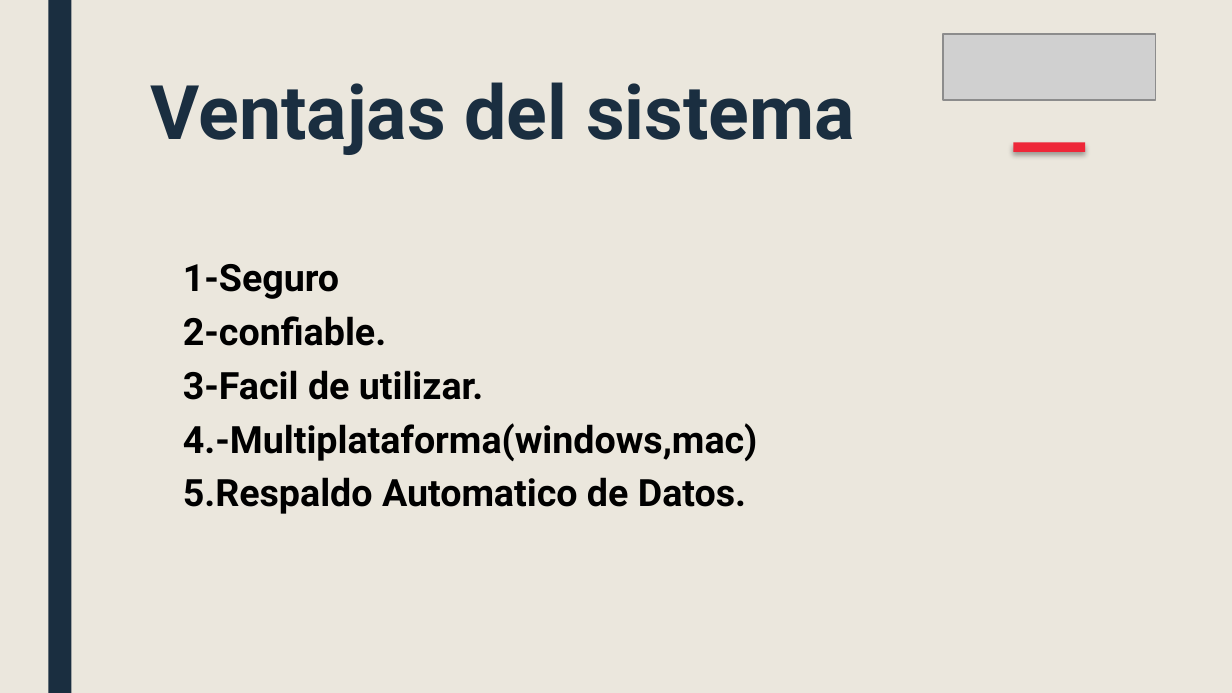
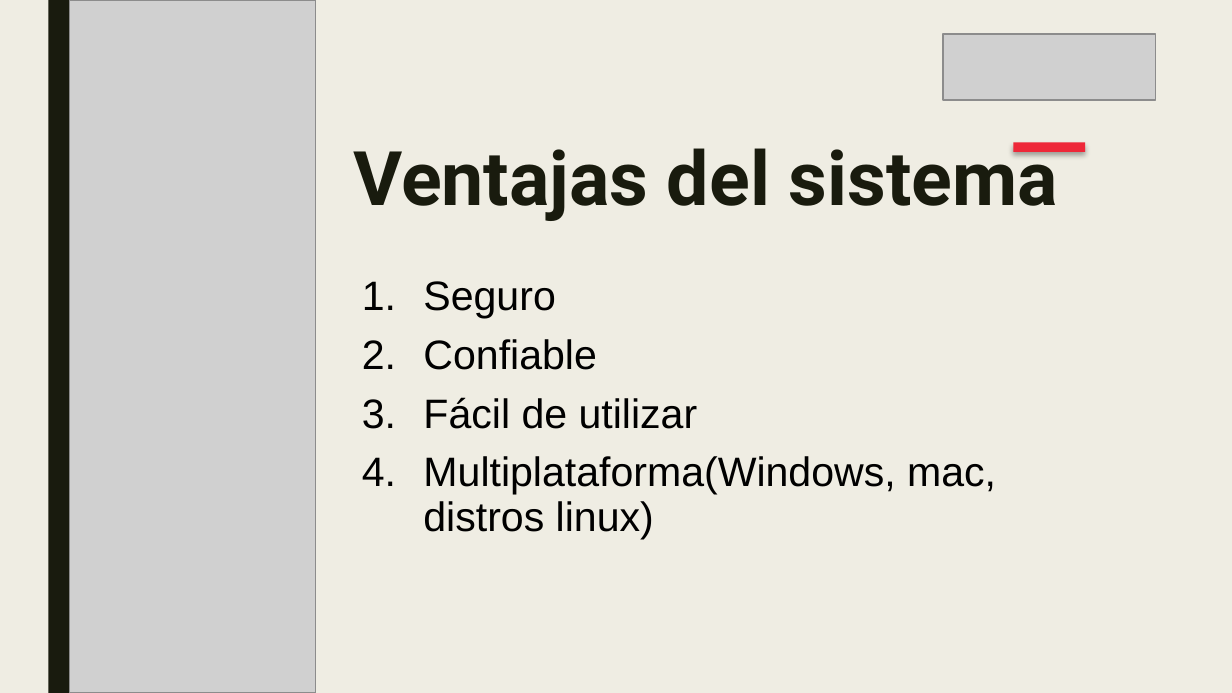
Before and after one commit to GS-Consultorio/analisis, a slide deck: slide 5 of consultorio1.pptx. Drawn at 1232x693 pixels with LibreOffice and Linux fonts; fonts in the diff are those of the drawing; grey boxes stand for pictures. Boxes give left, top, right and bottom in pixels: in the first picture for what was removed or moved away, otherwise in the second. Text is boxed around its words. In the diff, an @@ line names an element or a change of style, - is before the commit and + after.

```diff
--- a/consultorio1.pptx
+++ b/consultorio1.pptx
@@ background #EBE7DD to #EFEDE3 @@
@@ rectangle at [48, 0, 71, 692]: fill #1A2E40 to #191B0E @@
@@ picture added at [69, 0, 315, 692] @@
@@ text "Ventajas del sistema": place and size @@
-text "Ventajas del sistema" at [151, 82, 855, 155]
+text "Ventajas del sistema" at [353, 142, 1058, 221]
@@ text "Ventajas del sistema" at [353, 142, 1058, 221]: text colour #1A2E40 to #191B0E @@
@@ text at [423, 281, 996, 539]: text changed; size 22 to 24 pt; font Roboto to Arial; bold off @@
-1-Seguro
-2-confiable.
-3-Facil de utilizar.
-4.-Multiplataforma(windows,mac)
-5.Respaldo Automatico de Datos.
+1. Seguro
+2. Confiable
+3. Fácil de utilizar
+4. Multiplataforma(Windows, mac, distros linux)
```
Also in this commit, not shown: 9 other slides changed.
